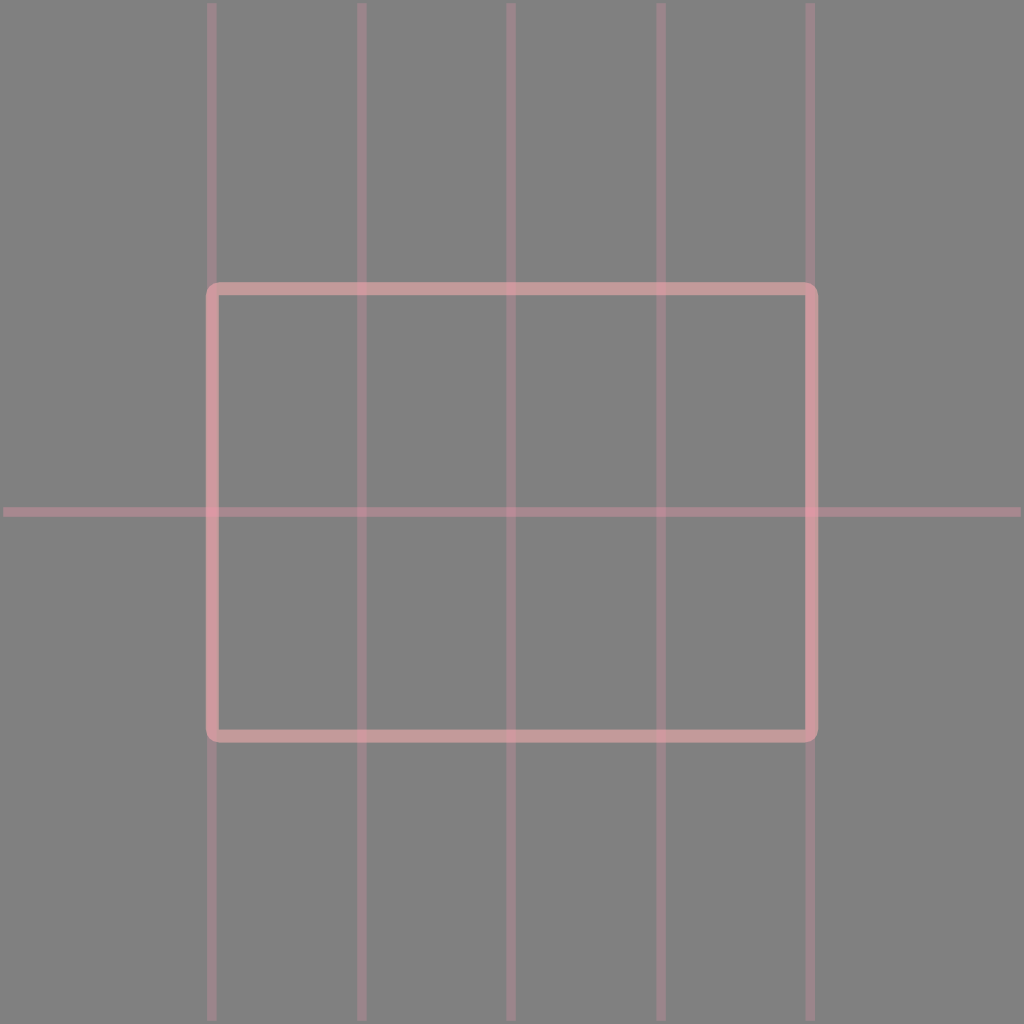
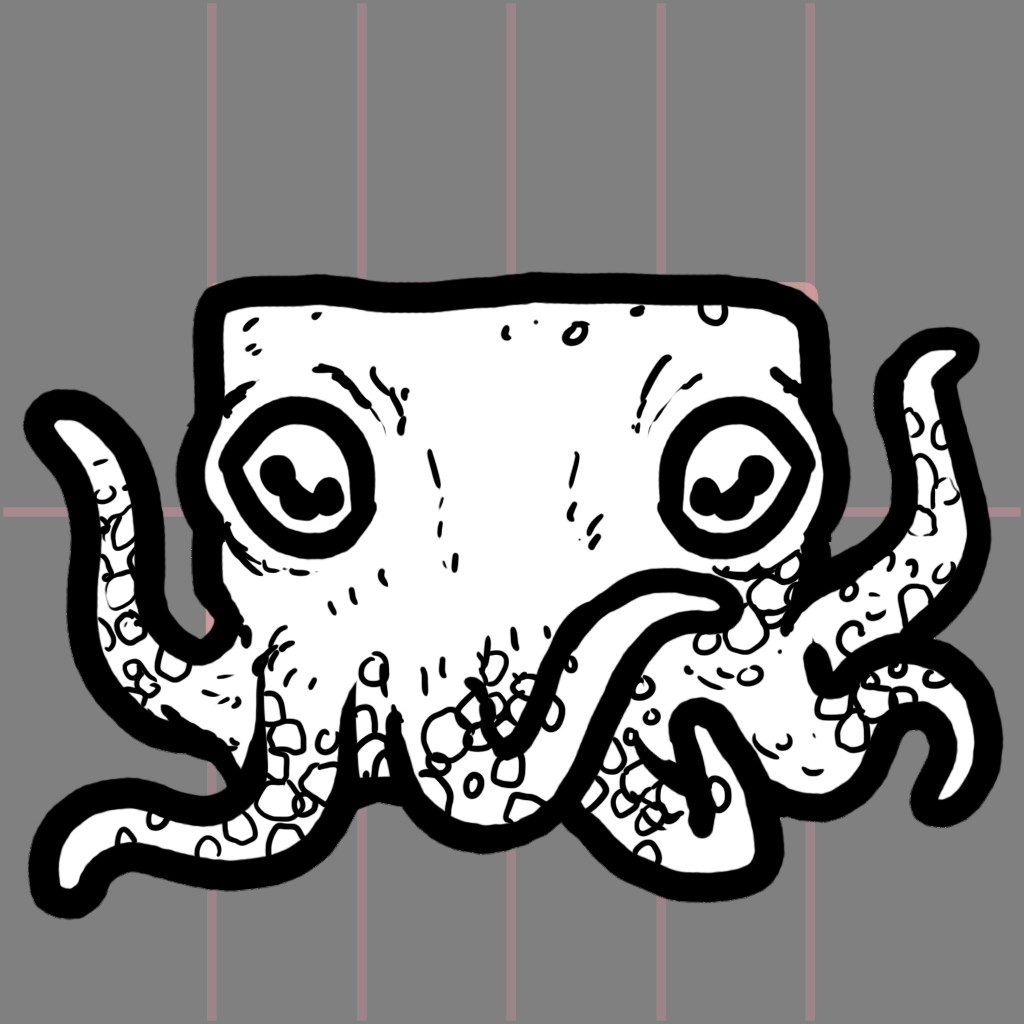
Comparing the layer stacks of the two 1024 x 1024 images. Changes:
added group "OCTOPUS" with 5 layers above "ref" over [22, 271, 1005, 921]
added layer "Layer 148" in group "OCTOPUS" over [22, 271, 1005, 921]
added layer "Layer 147 copy" in group "OCTOPUS" over [646, 372, 838, 561]
added layer "Layer 147" in group "OCTOPUS" over [196, 372, 388, 561]
added layer "Layer 150" in group "OCTOPUS" over [23, 281, 999, 919]
